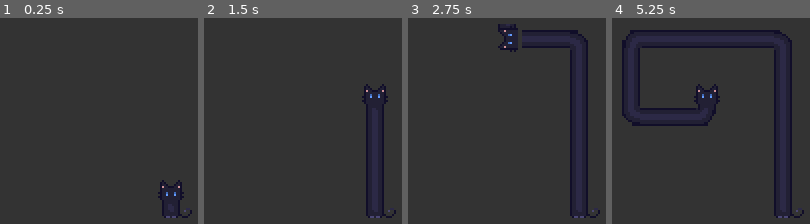
Above: before the commit, frames 1-4 (left to right).
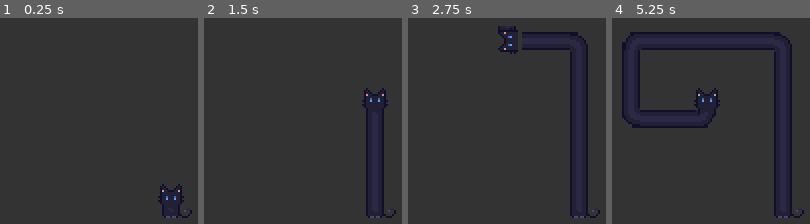
Above: after the commit, the same moments.

Repository: RecorderYvaine/loooong_cat
Game: Godot game, scene res://src/Main.tscn
The game is run twice, just before and just after one commit, with the same random seed, the same clock (stepped at 60 frames per second) and the same inputs.
Inputs:
- Up to frame 1 (0.25 s): no input
- Up to frame 2 (1.5 s): tap Enter at 0.5 s; hold Up (ui_up) from 0.53 s (still down)
- Up to frame 3 (2.75 s): release Up (ui_up) at 2.03 s; hold Left (ui_left) from 2.03 s (still down)
- Up to frame 4 (5.25 s): release Left (ui_left) at 3.53 s; hold Down (ui_down) 3.53-4.28 s; hold Right (ui_right) 4.28-5.03 s; hold Up (ui_up) from 5.03 s (still down)

The runs differ from the first frame. In frame 1, 0.3% of the frame differs, in the area x 79-93%, y 78-91%; in frame 2, 0.3%; in frame 3, 0.9%; in frame 4, 2.5%, in the area x 5-91%, y 5-54%.

Commit message:
fix: adjust initial cat length so upper body connects directly to bottom body with no middle segment visible

Diff:
--- a/src/cat/LongCat.gd
+++ b/src/cat/LongCat.gd
@@ -24,7 +24,7 @@
 
 func _ready() -> void:
     path.append(Vector2(0, 0))
-    path.append(Vector2(0, -11))
+    path.append(Vector2(0, -9.5))
     current_dir = Vector2.UP
 
     bottom_sprite.position = path[0]
